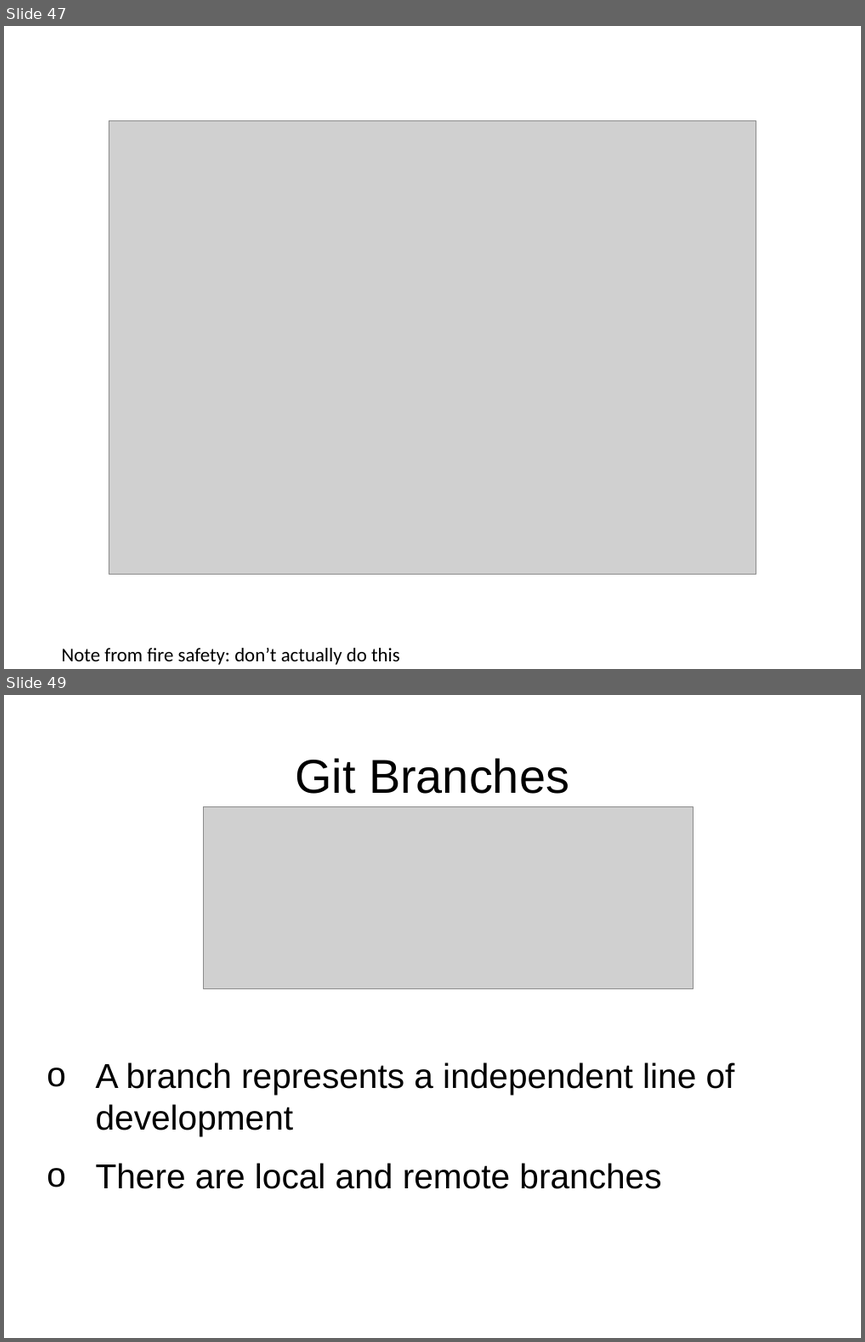
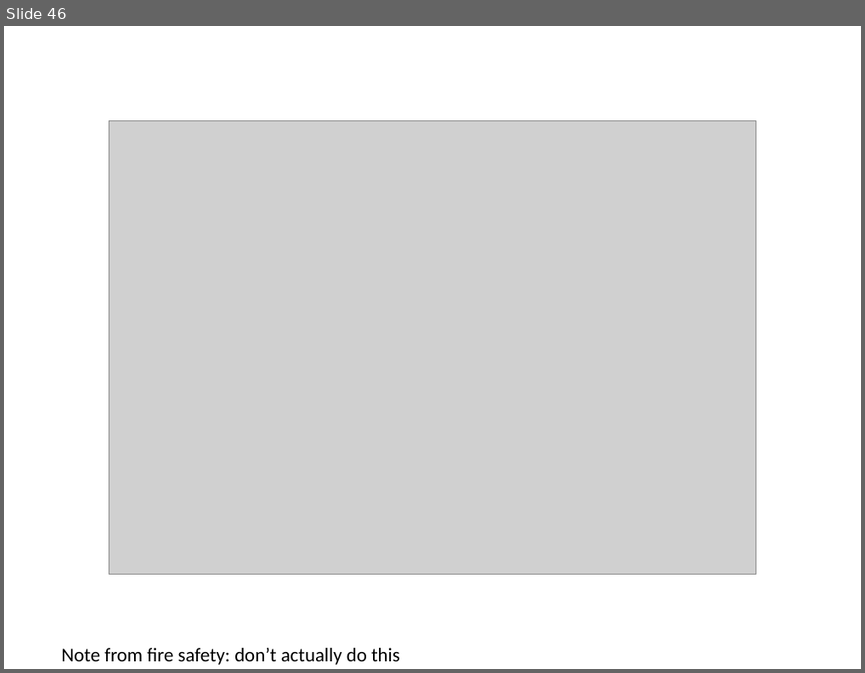
Before and after one commit to rachelplayer/isg-playground, a slide deck: git_workshop.pptx. Shown one above the other, each under a label of ours: slides 47 and 49 before the commit, slide 46 after it; the slides between them are not shown. The pictures are 865x1342 and 865x673 pixels, drawn with LibreOffice and Linux fonts; fonts in the diff are those of the drawing; grey boxes stand for pictures. Boxes give left, top, right and bottom in pixels: in the first picture for what was removed or moved away, otherwise in the second. Text is boxed around its words. In the diff, an @@ line names an element or a change of style, - is before the commit and + after.

```diff
--- a/git_workshop.pptx
+++ b/git_workshop.pptx
@@ slide 49 removed at <box>4,695,861,1338</box>, background #FFFFFF @@
@@ title removed at <box>295,758,569,794</box> @@
-Git Branches
@@ picture removed at <box>204,806,693,988</box> @@
@@ text removed at <box>96,1062,735,1189</box> @@
-o A branch represents a independent line of development
-o There are local and remote branches
@@ what was slide 47 is now slide 46 @@
```
Also in this commit, not shown: 6 slides changed, 33 slides added, 51 other slides removed.
